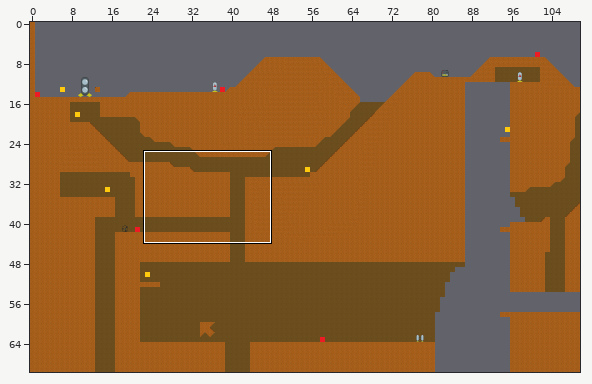
Two states of a Tiled map, build/maps/world.tmx. Above: a wide view before the commit, with the close-up outlined.
Close-up. Old version:
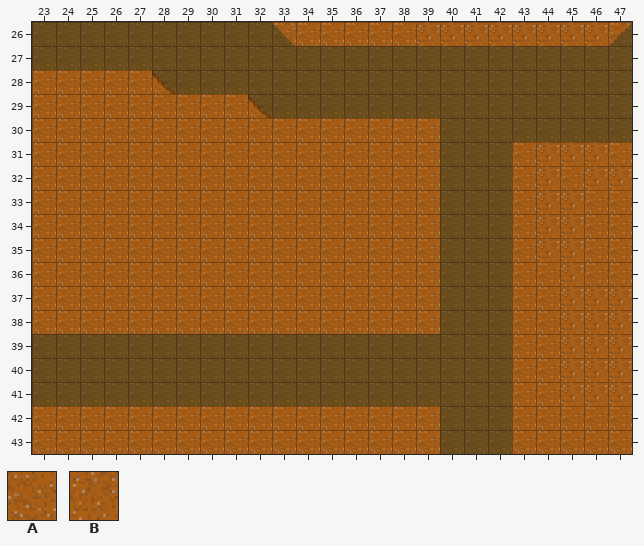
Cells are 16x16 px. Shown: x 23..47, y 26..43. The commit also changed other parts of the map, which this record leaves out. Tiles whose own drawing changed are shown in their newer look in all pictures.
Key: from "tiles": A 3, B 3 turned 90.
_ is an empty cell.
Layers that did not change in this view are not listed.
Layer "physical" before, first column x 23:
26 ___________AAAAABBBBBBBB_
27 _________________________
28 AAAAA____________________
29 AAAAAAAAA________________
30 AAAAAAAAAAAAAAAAA________
31 AAAAAAAAAAAAAAAAA___ABBBA
32 AAAAAAAAAAAAAAAAA___ABABB
33 AAAAAAAAAAAAAAAAA___ABBAA
34 AAAAAAAAAAAAAAAAA___ABBAA
35 AAAAAAAAAAAAAAAAA___ABBAA
36 AAAAAAAAAAAAAAAAA___AABAA
37 AAAAAAAAAAAAAAAAA___AABBB
38 AAAAAAAAAAAAAAAAA___AABBB
39 ____________________AABBB
40 ____________________AABBB
41 ____________________AABBB
42 AAAAAAAAAAAAAAAAA___AAAAA
43 AAAAAAAAAAAAAAAAA___AAAAA
After the commit:
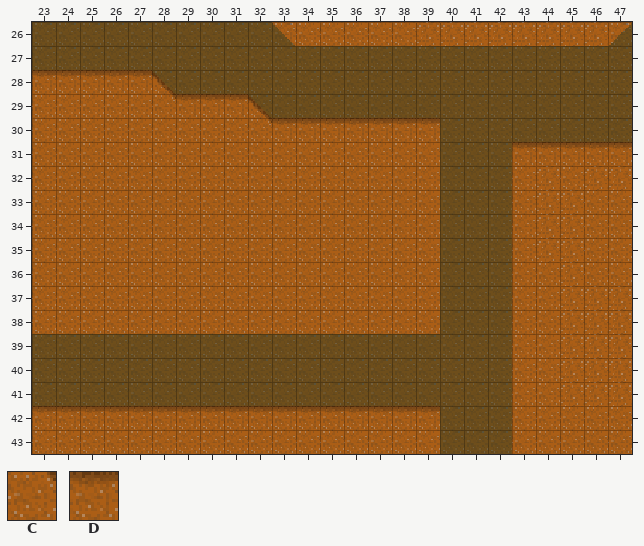
Further tiles: from "tiles": C 6, D 13.
Difference:
Changed rows in their new state; . is an unchanged cell.
Layer "physical":
first column x 23:
28 DDDDD....................
29 .....CDDD................
30 .........CDDDDDDD........
31 ....................DDDDD
first column x 23:
42 DDDDDDDDDDDDDDDDD
Boxes around the changes in both close-ups, in picture pixels (x1, y1, x2, y2):
changed: (32, 70, 440, 138)
changed: (512, 142, 632, 166)
changed: (32, 406, 440, 426)
